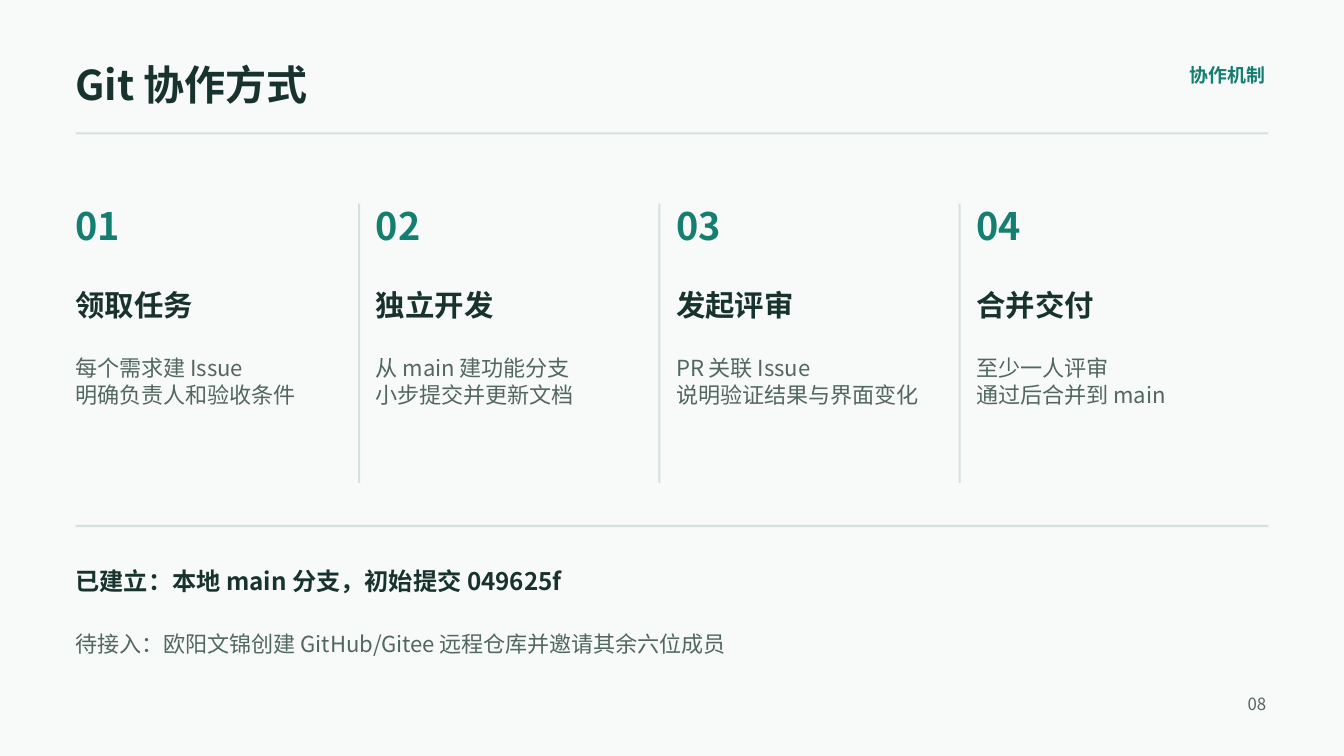
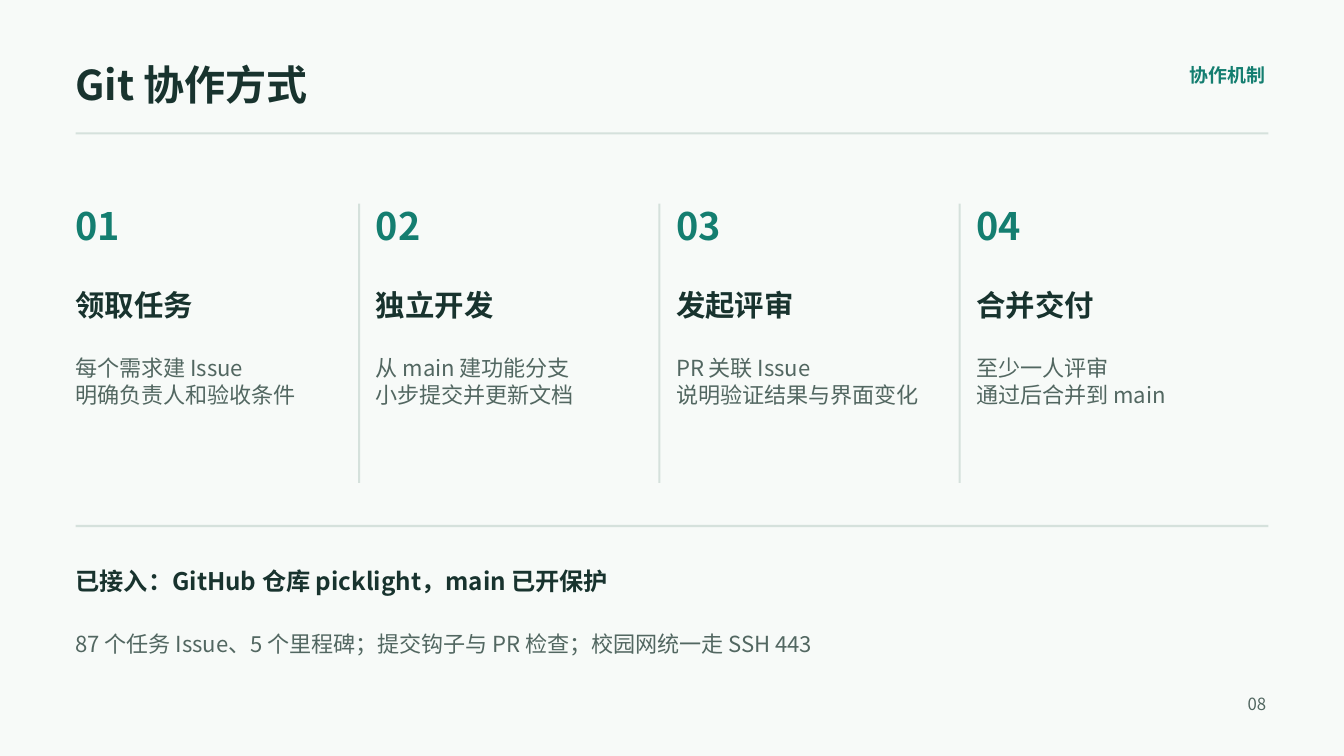
Before and after one commit to Jinooo123/picklight, a slide deck: slide 8 of presentation/拾光圈-项目启动汇报-2026-11-20.pptx. Drawn at 1344x756 pixels with LibreOffice and Linux fonts; fonts in the diff are those of the drawing. Boxes give left, top, right and bottom in pixels: in the first picture for what was removed or moved away, otherwise in the second. Text is boxed around its words. In the diff, an @@ line names an element or a change of style, - is before the commit and + after.

Commit message:
docs: 汇报 PPT 更新至 87 项任务与仓库现状

```diff
--- a/presentation/拾光圈-项目启动汇报-2026-11-20.pptx
+++ b/presentation/拾光圈-项目启动汇报-2026-11-20.pptx
@@ text at [76, 569, 608, 596]: text changed @@
-已建立：本地 main 分支，初始提交 049625f
+已接入：GitHub 仓库 picklight，main 已开保护
@@ text at [76, 633, 812, 655]: text changed @@
-待接入：欧阳文锦创建 GitHub/Gitee 远程仓库并邀请其余六位成员
+87 个任务 Issue、5 个里程碑；提交钩子与 PR 检查；校园网统一走 SSH 443
```
Also in this commit, not shown: 3 other slides changed.
